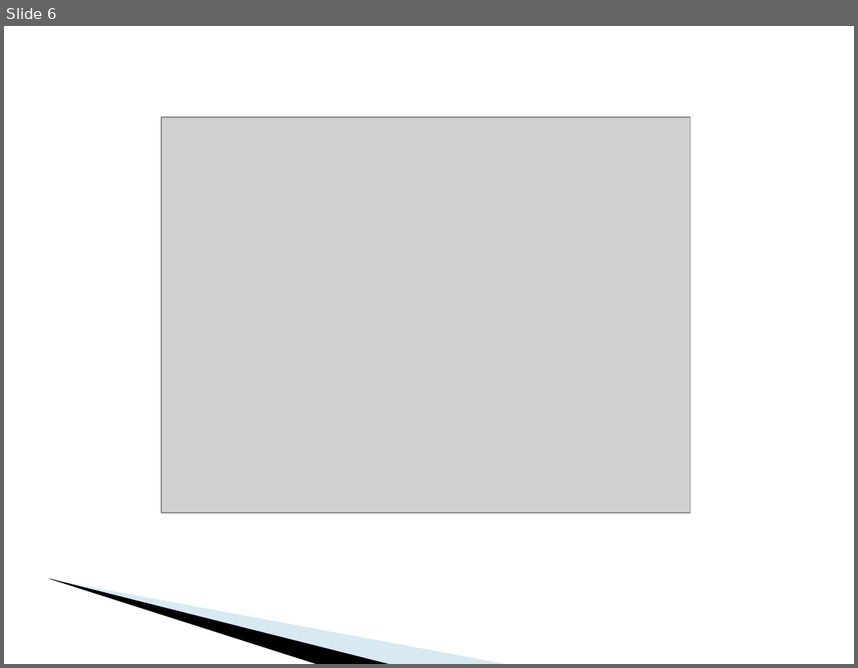
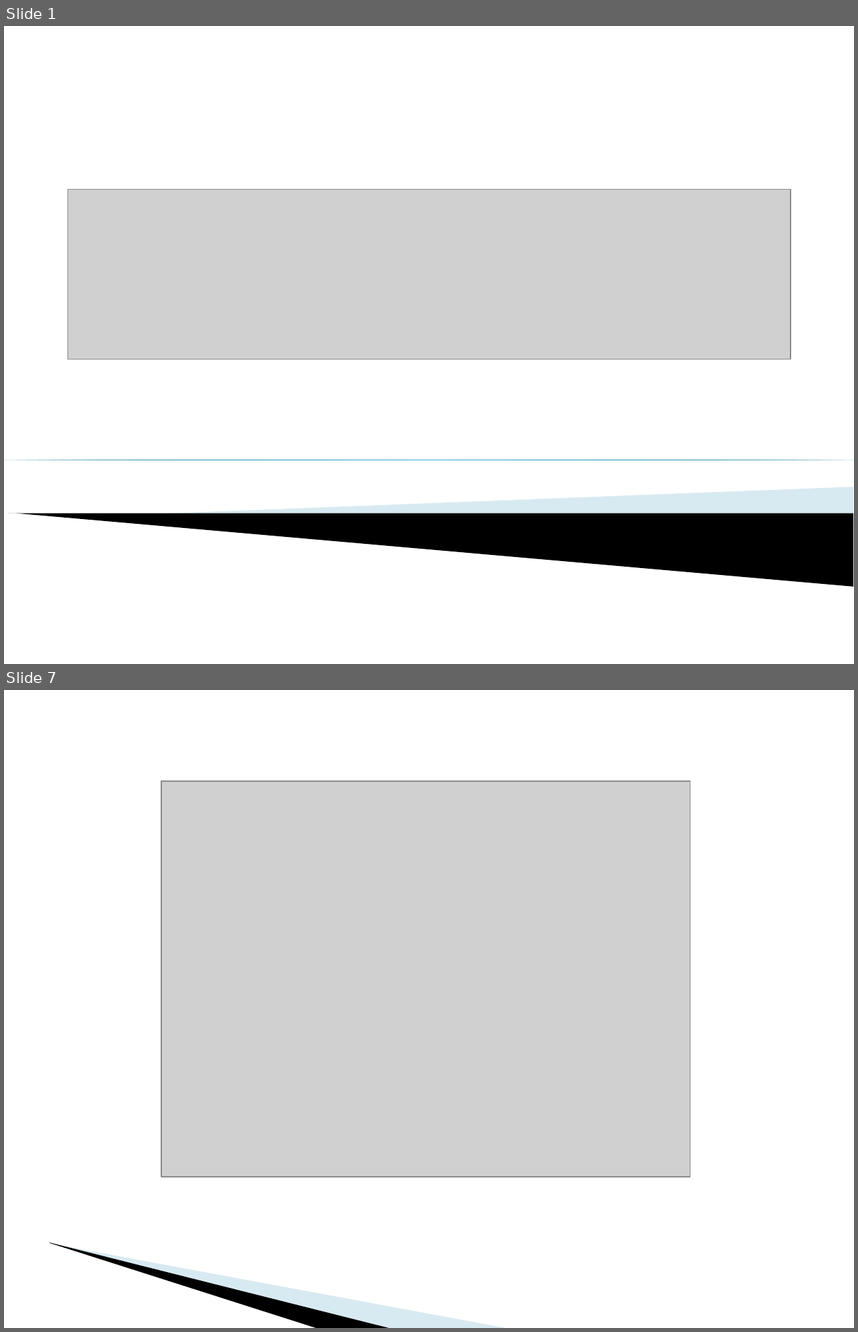
Before and after one commit to csyuzhou/csyuzhou.github.io, a slide deck: files/designPatterns/lecture2.ppt. Shown one above the other, each under a label of ours: slide 6 before the commit, slides 1 and 7 after it; the slides between them are not shown. The pictures are 858x668 and 858x1332 pixels, drawn with LibreOffice and Linux fonts; fonts in the diff are those of the drawing; grey boxes stand for pictures; background and template pictures are left out. Boxes give left, top, right and bottom in pixels: in the first picture for what was removed or moved away, otherwise in the second. Text is boxed around its words. In the diff, an @@ line names an element or a change of style, - is before the commit and + after.

```diff
--- a/files/designPatterns/lecture2.ppt
+++ b/files/designPatterns/lecture2.ppt
@@ slide 1 added at box(4, 26, 854, 664), background #FFFFFF @@
@@ picture added at box(67, 190, 791, 359) @@
@@ right triangle added at box(4, 459, 854, 459), fill gradient #007897 to #4ABBE0 @@
@@ freeform shape added at box(161, 487, 853, 532), fill #9FCBDC at 40% opacity @@
@@ freeform shape added at box(8, 513, 853, 586), fill #000000 @@
@@ what was slide 6 is now slide 7 @@
```
Also in this commit, not shown: 19 slides changed, 3 other slides added, 1 slide removed, 1 other file.
